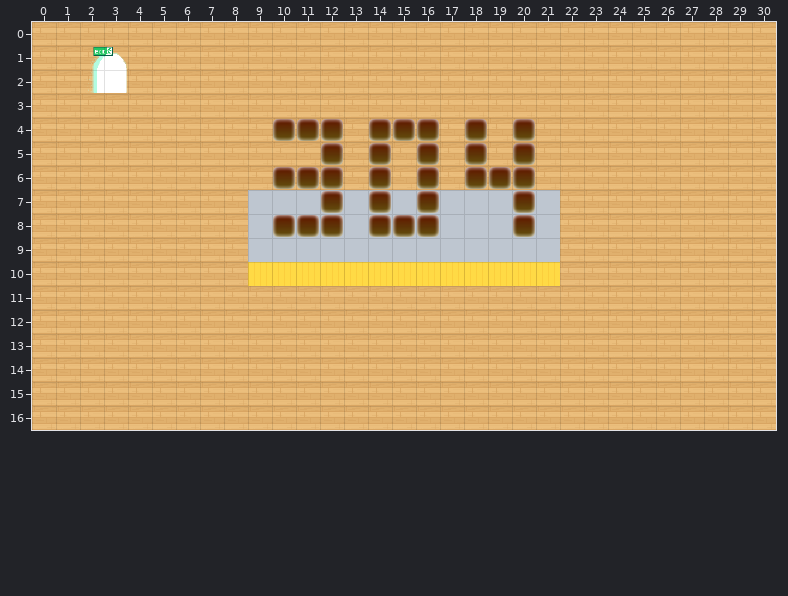
Tiled map (JSON), stored at dist/map/304.json. The picture above is the old version.
Cells are 32x32 px. Shown: x 0..30, y 0..16.
The same view after the edit:
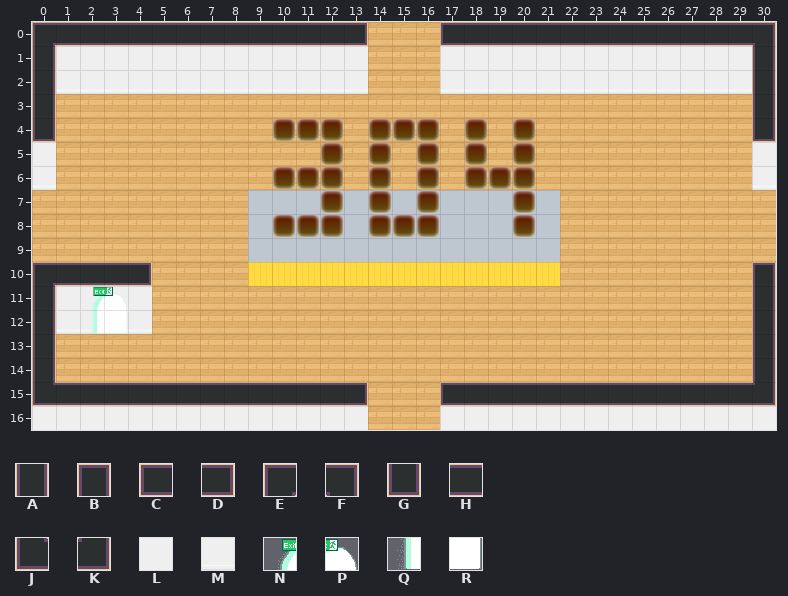
Key: from "tileset5_export": A 44, B 45, C 46, D 47, E 48, F 49, G 55, H 56, J 58, K 59, L 62, M 72; from "worldExit": N 0, P 1, Q 2, R 3.
_ is an empty cell.
Tiles of an added or newly shown layer are drawn over the layers below it.
The exact change:
Layer "walls" (now shown):
Tile A is added in rows 1 to 3 at x 0 and 30; in rows 11 to 14 at x 0 and 30.
Tile B is added in row 10 at x 30.
Tile C is added in row 0 at x 17; in row 15 at x 17.
Tile D is added in row 0 at x 13; in row 15 at x 13.
Tile E is added in row 0 at x 0.
Tile F is added in row 0 at x 30.
Tile G is added in row 4 at x 0 and 30.
Tile H is added in row 0 at x 1 to 12 and 18 to 29; in row 15 at x 1 to 12 and 18 to 29.
Tile J is added in row 15 at x 0.
Tile K is added in row 15 at x 30.
Tile L is added in row 1 at x 1 to 13 and 17 to 29; in row 5 at x 0 and 30; in row 16 at x 0 to 13 and 17 to 30.
Tile M is added in row 2 at x 1 to 13 and 17 to 29; in row 6 at x 0 and 30.
Layer "walltest" (added):
Tile D is added in row 10 at x 4.
Tile E is added in row 10 at x 0.
Tile H is added in row 10 at x 1 to 3.
Tile L is added in row 11 at x 1 to 4.
Tile M is added in row 12 at x 1 to 4.
Layer "LOBBYx":
Tile N is added in row 11 at x 2.
Tile P is added in row 11 at x 3.
Tile Q is added in row 12 at x 2.
Tile R is added in row 12 at x 3.
The edit erases tile N in row 1 at x 2.
The edit erases tile P in row 1 at x 3.
The edit erases tile Q in row 2 at x 2.
The edit erases tile R in row 2 at x 3.
Boxes around the changes in both pictures, in picture pixels (x1, y1, x2, y2):
changed: (32, 22, 368, 190)
added: (440, 22, 776, 190)
added: (32, 262, 368, 430)
added: (440, 262, 776, 430)
